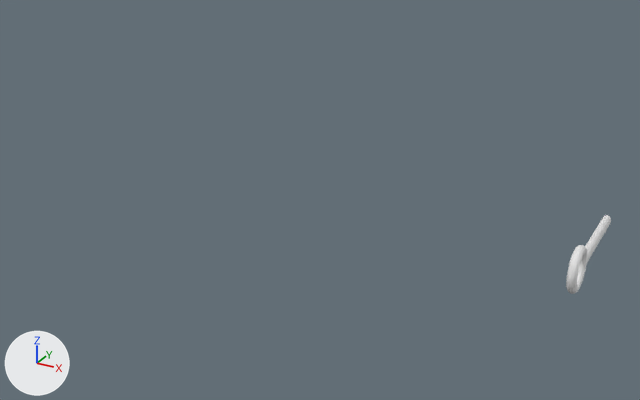
Renders of the Blender file Assets/pickups.blend from each side of a commit.
The view is the same before and after, from a 50 mm camera at (5.7, -35.3, 17.2) aimed at (-12.8, -1.8, 0.4). Lighting does not change. The marker at lower left points along +X, +Y and +Z. The picture after the commit comes second.

Objects in the first picture: 'Key'.
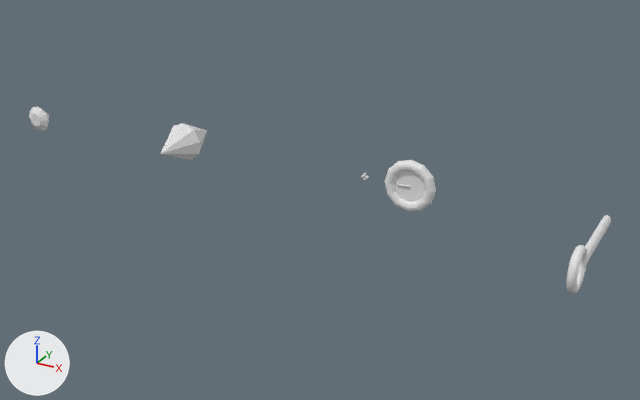
The newer file is also turned or shifted as a whole; pictures and numbers use the older file's frame.

Boxes (x1, y1, x2, y2) around the edits, measured in the pictures (640 x 400 px):
'Clock', added: after (385, 160, 436, 211)
'Cone', added: after (160, 123, 207, 160)
'Cylinder', added: after (394, 171, 425, 202)
'Cone.001', added: after (29, 107, 49, 131)

The change in detail:
Mesh me_cone_002 is new.
It has 25 vertices, 25 faces and spans x -0.713..0.713, y -0.713..0.713, z -0.904..0.137.
Mesh me_cone is new.
It consists of a 9-sided cone pointing to +z spanning x -0.98..0.98, y -0.94..1.0, z -1.0..1.0; a 9-sided cone pointing to -z spanning x -0.98..0.98, y -0.94..1.0, z -3.0..-1.0.
Mesh me_cylinder is new.
It is a 12-sided cylinder along z spanning x -1.0..1.0, y -1.0..1.0, z -1.0..1.0.
Mesh me_torus_001 is new.
It is a torus around z (ring radius 1.0, tube radius 0.25) spanning x -1.25..1.25, y -1.25..1.25, z -0.25..0.25.
Object 'Cone.001' (ob_cone_001) is new; it shows me_cone_002.
Its location is (-30.32, -1.28, 1.64).
Its rotation in degrees is (-90, 0, 0).
Object 'Cone' (ob_cone) is new; it shows me_cone.
Its location is (-21.05, -0.09, 1.65).
Its rotation in degrees is (-90, 20, 0).
Object 'Cylinder' (ob_cylinder) is new; it shows me_cylinder.
Its location is (-8.61, -0.88, 1.64).
Its rotation in degrees is (90, 0, 0).
Its scale is (1.0, 1.0, 0.05).
Object 'Clock' (ob_clock) is new; it shows me_torus_001.
Its location is (-8.61, -0.88, 1.64).
Its rotation in degrees is (90, 0, 0).
